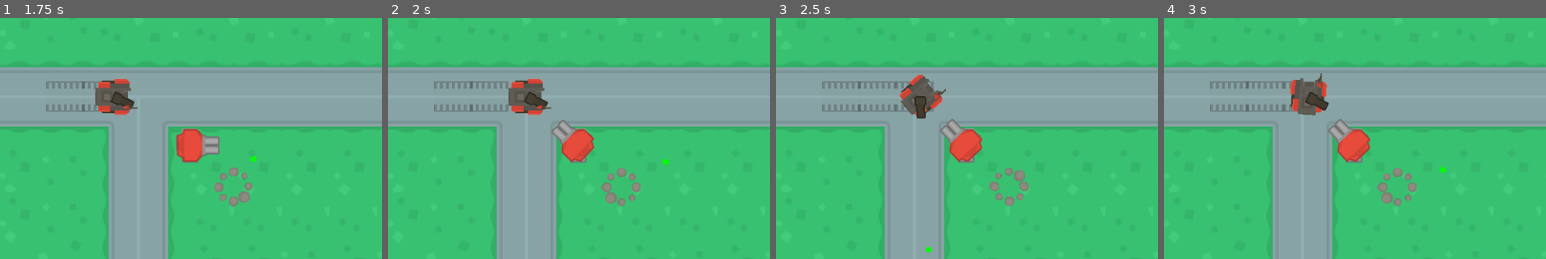
Above: before the commit, frames 1-4 (left to right).
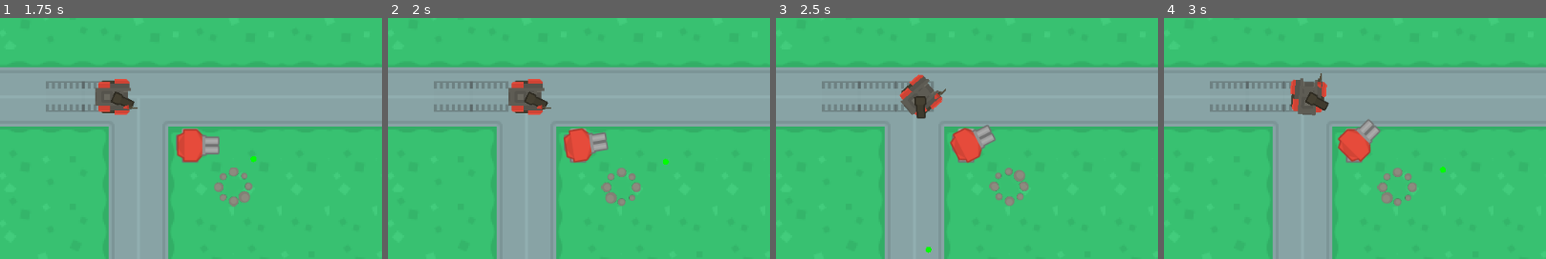
Above: after the commit, the same moments.

Repository: soapmactavish23/rogue_tank
Game: Godot game, scene res://scenes/game.tscn
The game is run twice, just before and just after one commit, with the same random seed, the same clock (stepped at 60 frames per second) and the same inputs.
Inputs (mouse positions are % of the whole screen's width and height, from its top left):
- Up to frame 1 (1.75 s): tap Enter at 0.5 s; move the mouse to (45, 70) at 0.52 s; hold Up (ui_up) from 0.53 s (still down); right-click (45, 70) at 0.6 s; move the mouse to (80, 65) at 1.27 s; right-click (80, 65) at 1.35 s
- Up to frame 2 (2 s): keep holding Up (ui_up)
- Up to frame 3 (2.5 s): move the mouse to (20, 35) at 2.02 s; release Up (ui_up) at 2.03 s; hold Left (ui_left) from 2.03 s (still down); right-click (20, 35) at 2.1 s
- Up to frame 4 (3 s): keep holding Left (ui_left); move the mouse to (55, 50) at 2.77 s; right-click (55, 50) at 2.85 s
The pictures show only the part of the screen within x 1-51%, y 3-53%; the shares and areas given below are measured in that part.

Frame 1 is identical in both runs. In frame 2, 0.9% of the frame differs, in the area x 42-58%, y 42-61%; in frame 3, 0.9%; in frame 4, 0.9%.

Commit message:
60. 56 - Movimento suave da torreta

Diff:
--- a/scripts/turret_01.gd
+++ b/scripts/turret_01.gd
@@ -1,11 +1,14 @@
 extends StaticBody2D
 
 var bodies = []
+var rot_vel = PI * .2
 
 func _process(delta):
-	print(bodies.size())
 	if bodies.size():
-		$cannon.look_at(bodies[0].global_position)
+		var angle = $cannon.get_angle_to(bodies[0].global_position)
+		if abs(angle) > .1:
+			$cannon.rotation += rot_vel * delta * sign(angle)
+		#$cannon.look_at(bodies[0].global_position)
 
 
 func _on_sensor_body_entered(body):
